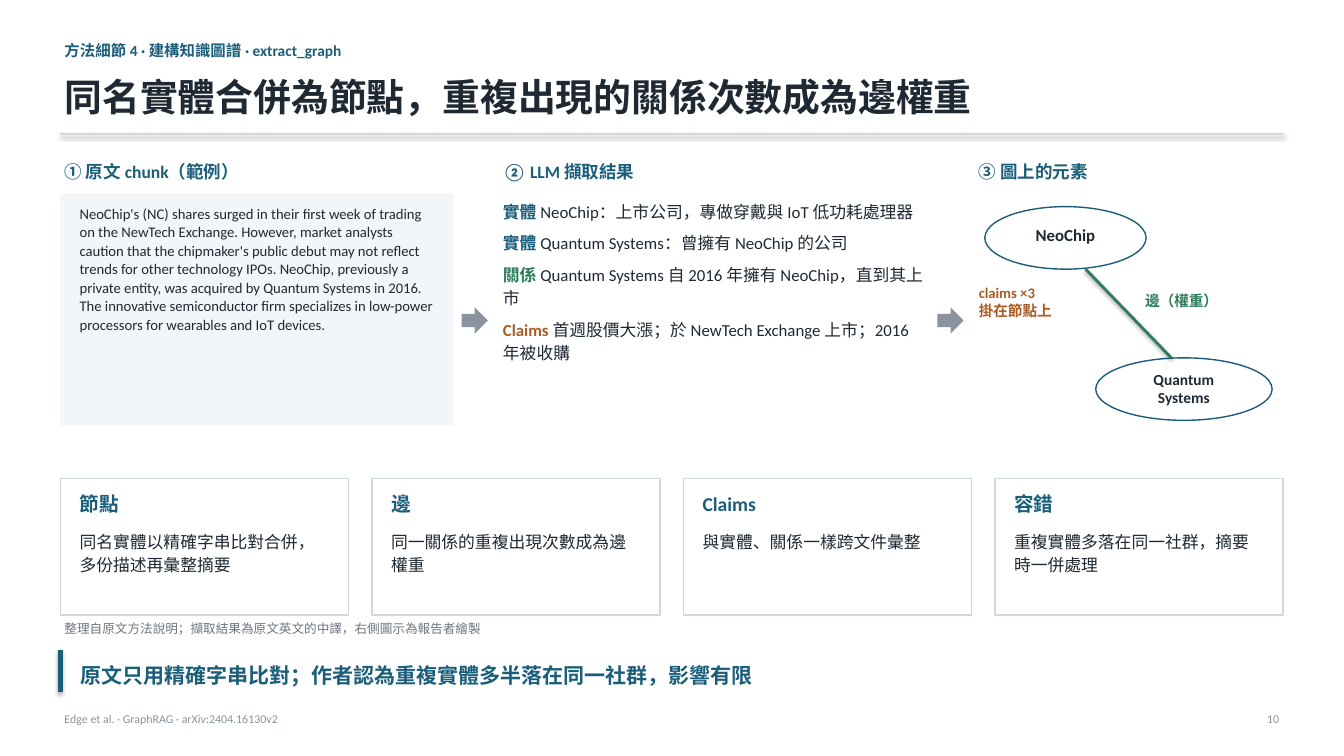
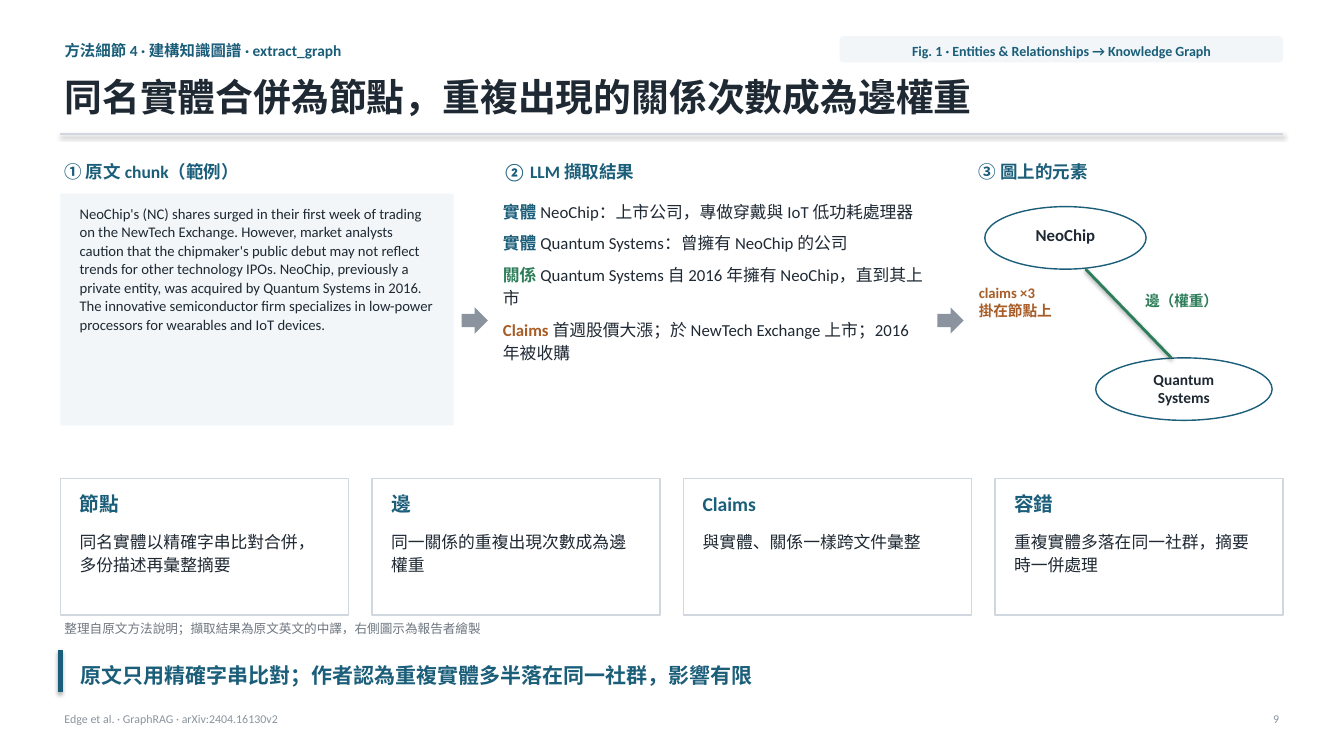
Before and after one commit to Moris-Zhan/CV-RAG-LLM-Papers, a slide deck: slide 9 of RAG/2024_GraphRAG/graph-rag-full-slides_zh-TW.pptx (slide 10 before the commit). Drawn at 1344x756 pixels with LibreOffice and Linux fonts; fonts in the diff are those of the drawing. Boxes give left, top, right and bottom in pixels: in the first picture for what was removed or moved away, otherwise in the second. Text is boxed around its words. In the diff, an @@ line names an element or a change of style, - is before the commit and + after.

```diff
--- a/RAG/2024_GraphRAG/graph-rag-full-slides_zh-TW.pptx
+++ b/RAG/2024_GraphRAG/graph-rag-full-slides_zh-TW.pptx
@@ rounded rectangle added at (840,36,1284,63), fill #F2F6F8 @@
@@ text added at (912,46,1210,59), 10 pt, text #1B5E7A, bold @@
+Fig. 1 · Entities & Relationships → Knowledge Graph
@@ text at (1273,715,1279,723): text changed @@
-10
+9
```
Also in this commit, not shown: 14 other slides changed, 7 other files.
